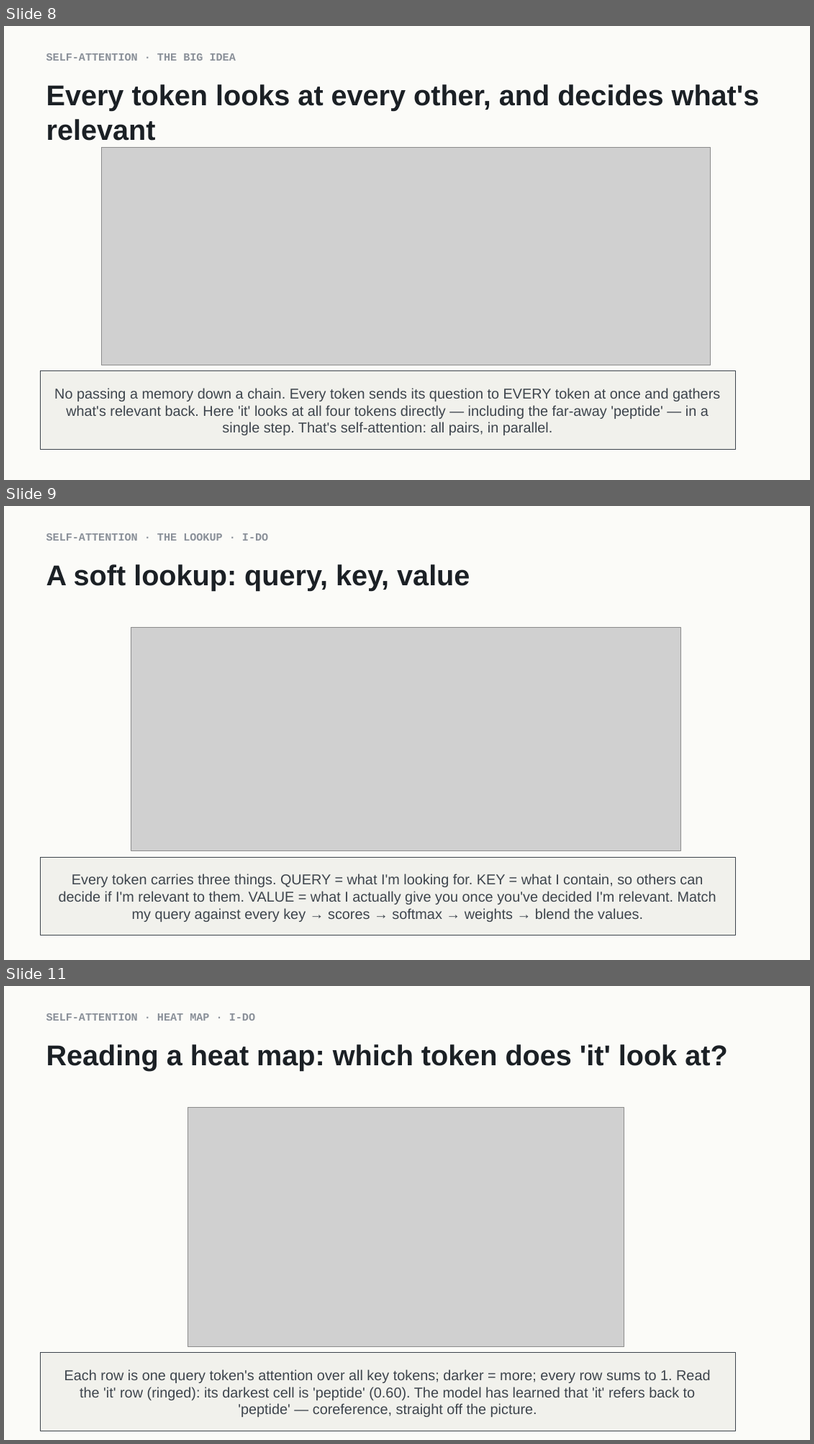
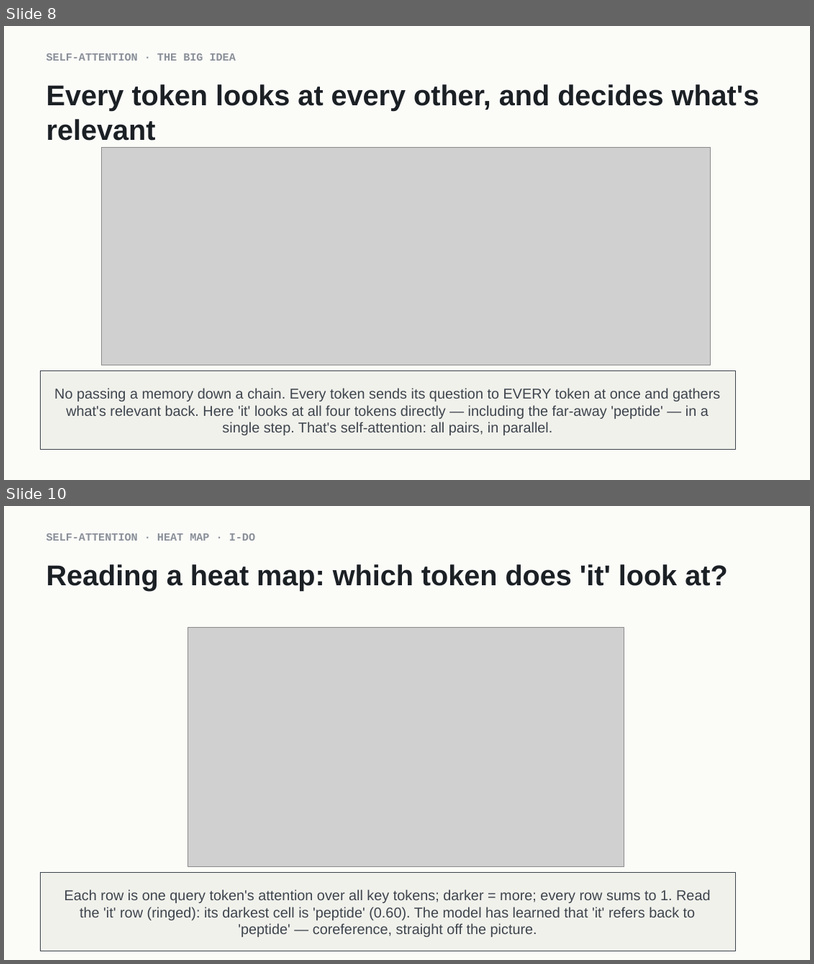
Before and after one commit to indigobio/msacl_dl_course, a slide deck: slides/pptx/lecture07_attention.pptx. Shown one above the other, each under a label of ours: slides 8, 9 and 11 before the commit, slides 8 and 10 after it; the slides between them are not shown. The pictures are 814x1444 and 814x964 pixels, drawn with LibreOffice and Linux fonts; fonts in the diff are those of the drawing; grey boxes stand for pictures. Boxes give left, top, right and bottom in pixels: in the first picture for what was removed or moved away, otherwise in the second. Text is boxed around its words. In the diff, an @@ line names an element or a change of style, - is before the commit and + after.

```diff
--- a/slides/pptx/lecture07_attention.pptx
+++ b/slides/pptx/lecture07_attention.pptx
@@ slide 9 removed at bbox=[4, 506, 810, 960], background #FFFFFF @@
@@ rectangle removed at bbox=[4, 506, 810, 960] @@
@@ text removed at bbox=[46, 533, 268, 541] @@
-SELF-ATTENTION · THE LOOKUP · I-DO
@@ text removed at bbox=[46, 564, 470, 591] @@
-A soft lookup: query, key, value
@@ picture removed at bbox=[131, 627, 682, 851] @@
@@ rectangle removed at bbox=[40, 857, 736, 935] @@
-Every token carries three things. QUERY = what I'm looking for. KEY = what I contain, so others can decide if I'm relevant to them. VALUE = what I actually give you once you've decided I'm relevant. Match my query against every key → scores → softmax → weights → blend the values.
@@ what was slide 11 is now slide 10 @@
```
Also in this commit, not shown: 4 slides changed, 2 slides added, 2 other slides removed, 10 other files.
